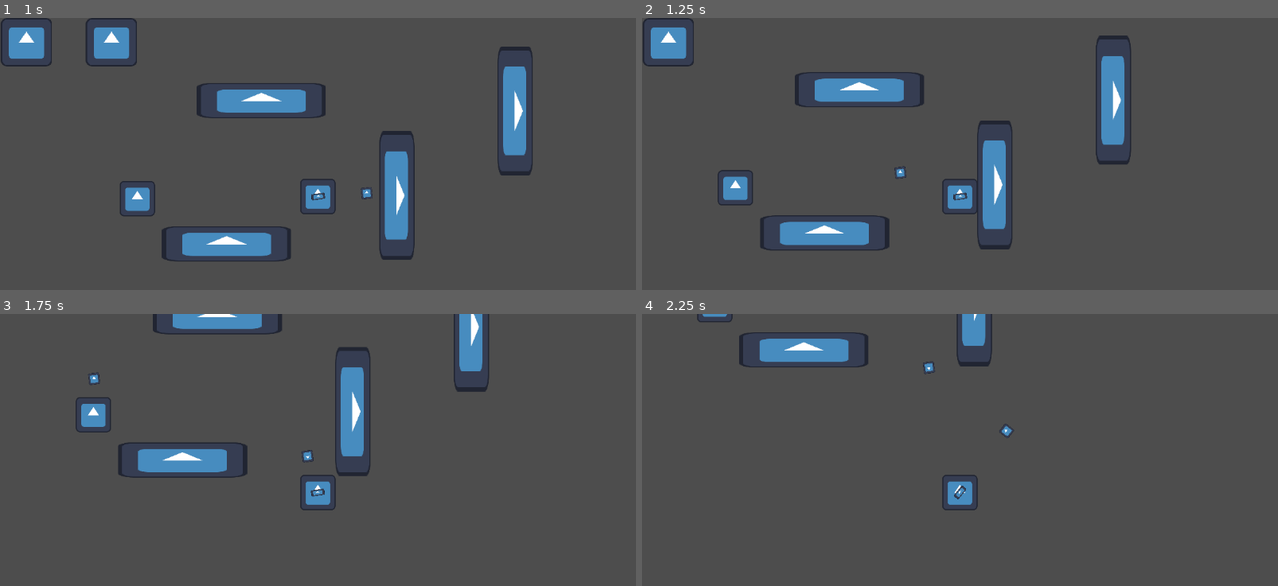
Above: before the commit, frames 1-4 (two rows, left to right).
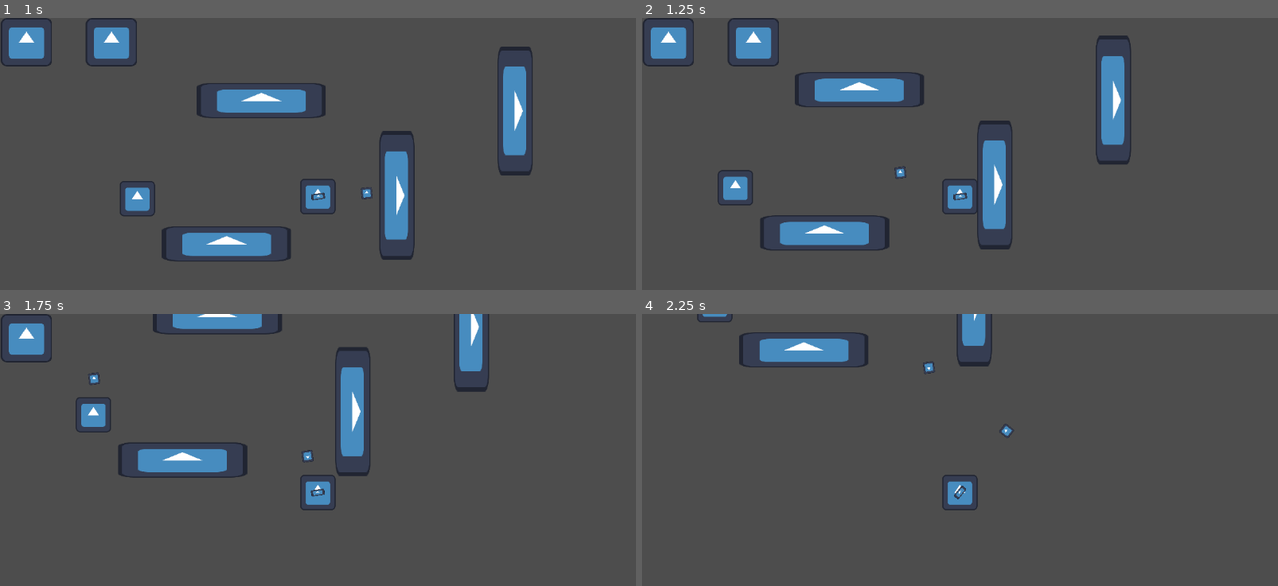
Above: after the commit, the same moments.

Repository: Sn0wy8/Haven
Game: Godot game, scene res://Scenes/main.tscn
Two runs of this game, one before a commit and one after it. Both use one fixed random seed, a clock stepped at 60 frames per second and the inputs below. The engine's default icon, where the game draws it, is replaced by a stand-in: a white triangle on a blue panel in a dark square.
Inputs (mouse positions are in pixels of both pictures, inside the frame that each line leads up to):
- Up to frame 1 (1 s): move the mouse to (457, 178) at 0.52 s; hold D (RIGHT) from 0.53 s (still down); click (457, 178) at 0.6 s; tap W (UP) at 0.77 s
- Up to frame 2 (1.25 s): keep holding D (RIGHT)
- Up to frame 3 (1.75 s): keep holding D (RIGHT); move the mouse to (190, 509) at 1.27 s; click (190, 509) at 1.35 s; tap W (UP) at 1.52 s
- Up to frame 4 (2.25 s): move the mouse to (1023, 414) at 2.02 s; release D (RIGHT) at 2.03 s; hold A (LEFT) from 2.03 s (still down); click (1023, 414) at 2.1 s

Frame 1 is identical in both runs. In frame 2, 0.8% of the frame differs, in the area x 13-22%, y 0-18%; in frame 3, 0.8%; in frame 4, nothing differs.

Commit message:
player safety and title screen

Diff:
--- /dev/null
+++ b/haven/Scenes/main_menu.gd
@@ -0,0 +1,15 @@
+extends Control
+
+
+# Called when the node enters the scene tree for the first time.
+func _ready() -> void:
+	pass # Replace with function body.
+
+
+# Called every frame. 'delta' is the elapsed time since the previous frame.
+func _process(delta: float) -> void:
+	pass
+
+
+func _on_play_pressed() -> void:
+	get_tree().change_scene_to_file("res://Scenes/main.tscn")
--- /dev/null
+++ b/haven/Scenes/main_menu.tscn
@@ -0,0 +1,30 @@
+[gd_scene format=3 uid="uid://xv8fvvlnha4u"]
+
+[ext_resource type="Script" uid="uid://dxbx5ty4mqyua" path="res://Scenes/main_menu.gd" id="1_28flt"]
+
+[node name="main_menu" type="Control" unique_id=1179674467]
+layout_mode = 3
+anchors_preset = 15
+anchor_right = 1.0
+anchor_bottom = 1.0
+grow_horizontal = 2
+grow_vertical = 2
+script = ExtResource("1_28flt")
+
+[node name="Button" type="Button" parent="." unique_id=708905003]
+layout_mode = 1
+anchors_preset = 8
+anchor_left = 0.5
+anchor_top = 0.5
+anchor_right = 0.5
+anchor_bottom = 0.5
+offset_left = -230.0
+offset_top = -38.0
+offset_right = 230.0
+offset_bottom = 38.0
+grow_horizontal = 2
+grow_vertical = 2
+theme_override_font_sizes/font_size = 47
+text = "PLAY"
+
+[connection signal="pressed" from="Button" to="." method="_on_play_pressed"]
--- a/haven/Scenes/player.tscn
+++ b/haven/Scenes/player.tscn
@@ -67,3 +67,7 @@
 position = Vector2(48, 44)
 scale = Vector2(0.7265625, 0.6875)
 texture = ExtResource("2_vgqql")
+
+[node name="health_timer" type="Timer" parent="." unique_id=263033467]
+
+[connection signal="timeout" from="health_timer" to="." method="_on_health_timer_timeout"]
--- a/haven/Scripts/player.gd
+++ b/haven/Scripts/player.gd
@@ -1,6 +1,8 @@
 extends CharacterBody2D
 
 var health = 3
+var player_safe = false
+var time_safe : float = 0.5
 var hearts_list : Array [TextureRect]
 @onready
 var animations = $AnimationPlayer
@@ -24,6 +26,7 @@
 	for child in hearts_parents.get_children():
 		hearts_list.append(child)
 	print(hearts_list)
+	$health_timer.wait_time = time_safe
 
 func _physics_process(delta: float) -> void:
 	velocity.x = CONST_FORWARD
@@ -58,13 +61,20 @@
 	gun.look_at(get_global_mouse_position())
 
 func take_damage(delta: float) -> void:
-	if health > 0:
-		health -= 1
-		update_heart_display()
+	if player_safe == false:
+		if health > 0:
+			health -= 1
+			player_safe = true
+			update_heart_display()
+			$health_timer.start()
 
-	if  health == 0:
-		print("DEAD")
+		if  health == 0:
+			print("DEAD")
 
 func update_heart_display():
 	for i in range(hearts_list.size()):
 		hearts_list[i].visible = i < health
+
+
+func _on_health_timer_timeout() -> void:
+	player_safe = false
Not shown, added: haven/Scenes/main_menu.gd.uid
